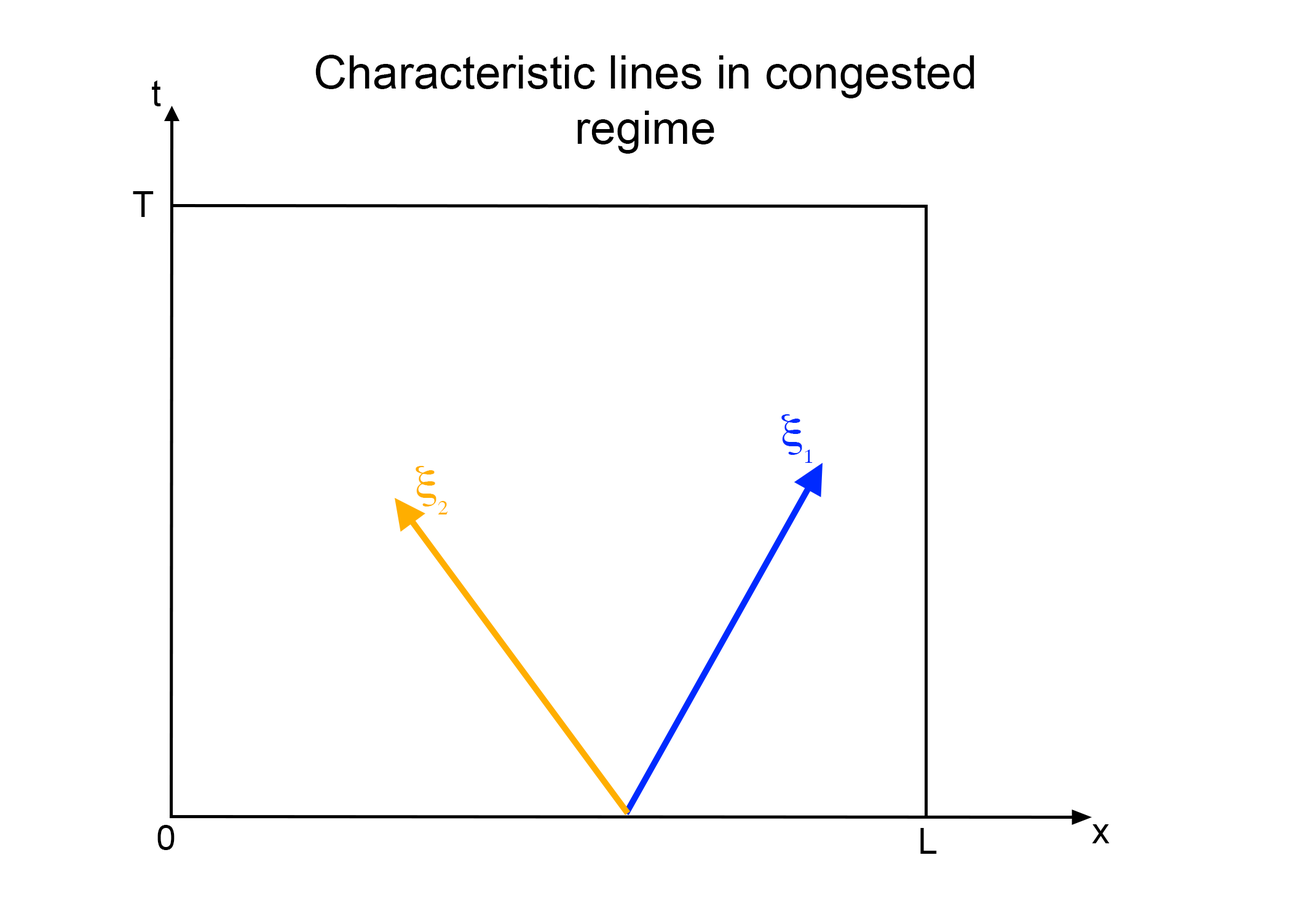
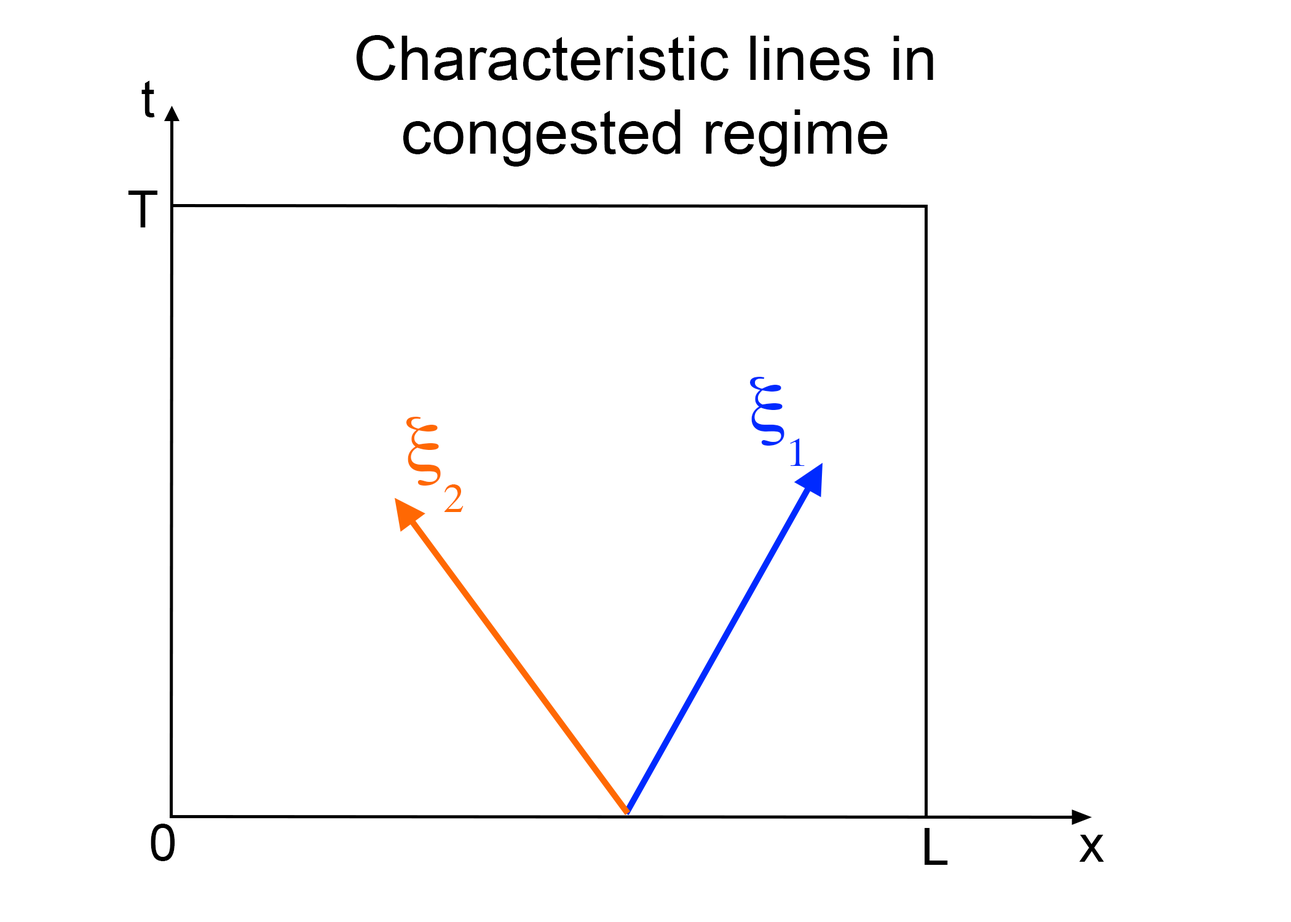
Revision of a layered 1291px x 922px image; what changed, layer by layer:
painted on "Characteristic lines in congested regime" over [315, 35, 975, 167]
painted on "1" over [790, 438, 814, 467]
painted on "x" (1st of 3) over [750, 376, 803, 456]
painted on "2" over [438, 484, 464, 515]
painted on "x" (2nd of 3) over [406, 416, 441, 507]
painted on "T" over [127, 190, 158, 228]
painted on "L" over [920, 828, 949, 866]
painted on "0" over [150, 824, 176, 862]
painted on "Shape 3" over [394, 498, 631, 816]
moved "x" (3rd of 3) above "t", painted on it over [1079, 824, 1111, 863]
painted on "t" over [141, 79, 162, 118]
